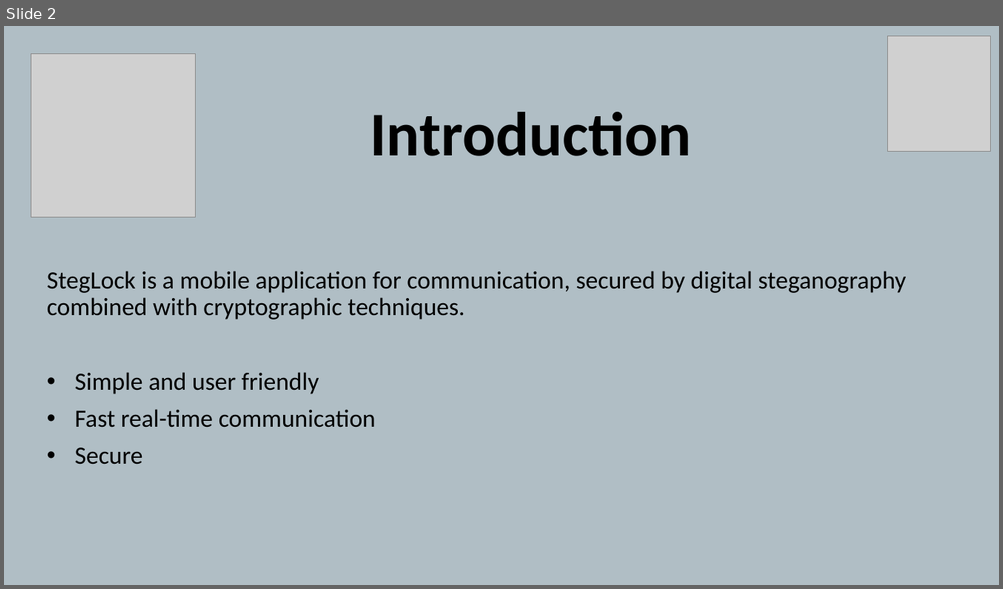
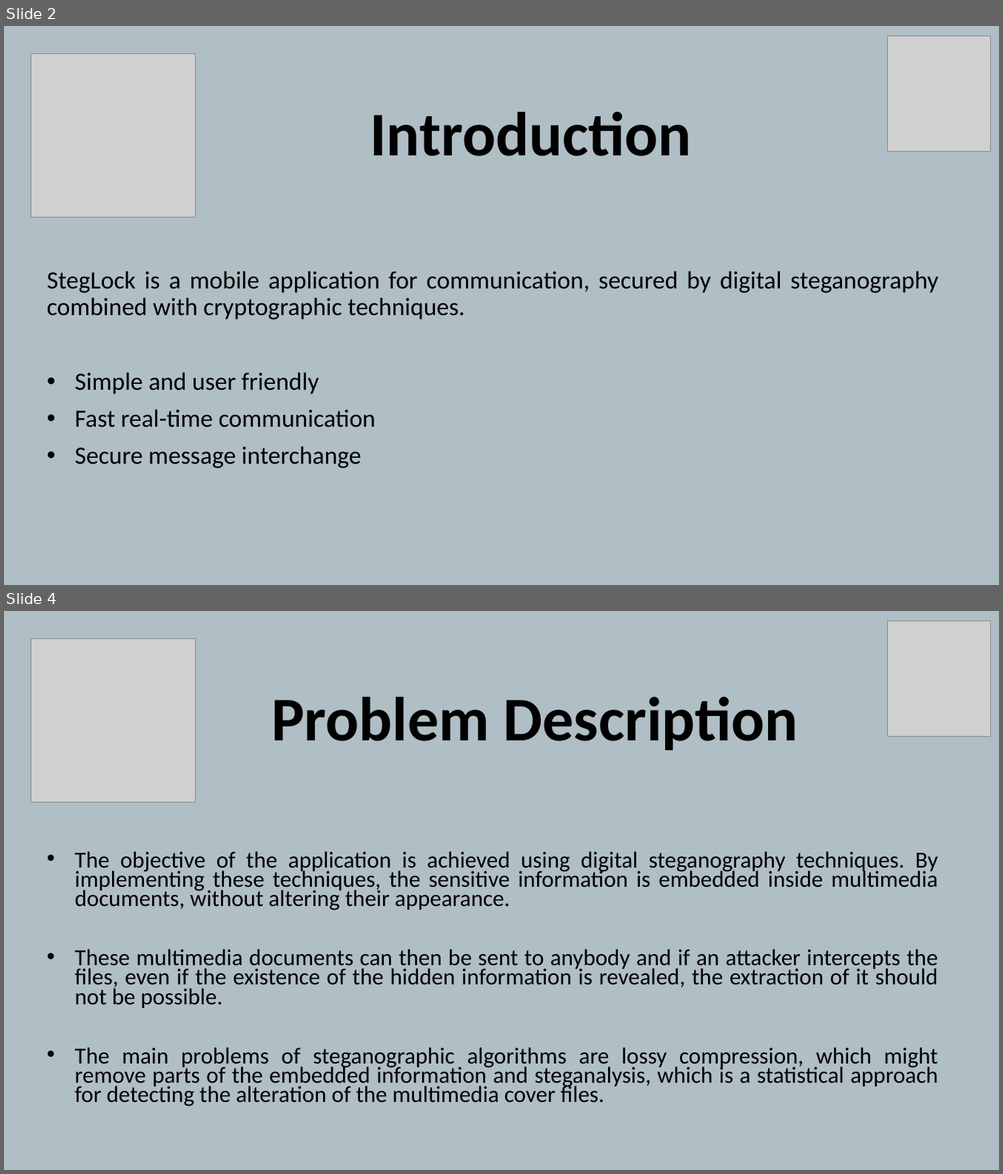
Before and after one commit to rraduionescu/DissertationPaper, a slide deck: 1_DissertationPaper/8_DISSERTATION_THESIS_Ionescu_Radu_Stefan_PRESENTATION.pptx. Shown one above the other, each under a label of ours: slide 2 before the commit, slides 2 and 4 after it; the slides between them are not shown. The pictures are 1003x589 and 1003x1174 pixels, drawn with LibreOffice and Linux fonts; fonts in the diff are those of the drawing; grey boxes stand for pictures. Boxes give left, top, right and bottom in pixels: in the first picture for what was removed or moved away, otherwise in the second. Text is boxed around its words. In the diff, an @@ line names an element or a change of style, - is before the commit and + after.

Commit message:
StegLock - DONE

```diff
--- a/1_DissertationPaper/8_DISSERTATION_THESIS_Ionescu_Radu_Stefan_PRESENTATION.pptx
+++ b/1_DissertationPaper/8_DISSERTATION_THESIS_Ionescu_Radu_Stefan_PRESENTATION.pptx
@@ slide 4 added at [4, 611, 999, 1170], background #B0BEC5 @@
@@ picture added at [888, 621, 990, 736] @@
@@ picture added at [31, 638, 195, 803] @@
@@ title added at [271, 697, 798, 751], 60 pt, text #000000, bold @@
+Problem Description
@@ subtitle added at [75, 851, 938, 1107], 22.2 pt, text #000000 @@
+• The objective of the application is achieved using digital steganography techniques. By implementing these techniques, the sensitive information is embedded inside multimedia documents, without altering their appearance.
+• These multimedia documents can then be sent to anybody and if an attacker intercepts the files, even if the existence of the hidden information is revealed, the extraction of it should not be possible.
+• The main problems of steganographic algorithms are lossy compression, which might remove parts of the embedded information and steganalysis, which is a statistical approach for detecting the alteration of the multimedia cover files.
@@ slide 2 changed as well @@
@@ subtitle at [47, 271, 938, 320]: alignment left to justified @@
@@ subtitle at [75, 446, 361, 469]: text changed @@
-• Secure
+• Secure message interchange
```
Also in this commit, not shown: 6 other slides changed, 4 other slides added, 4 other files.
